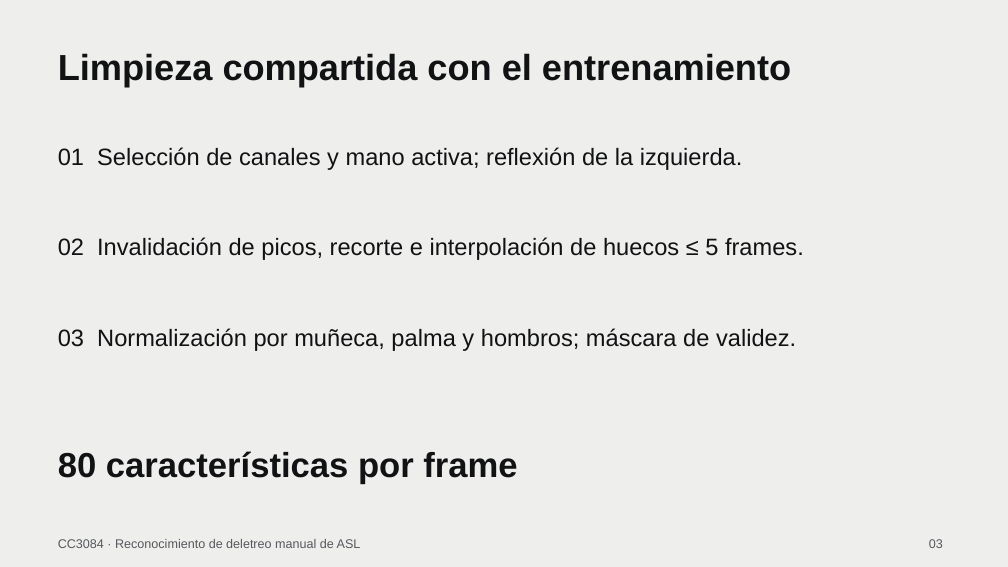
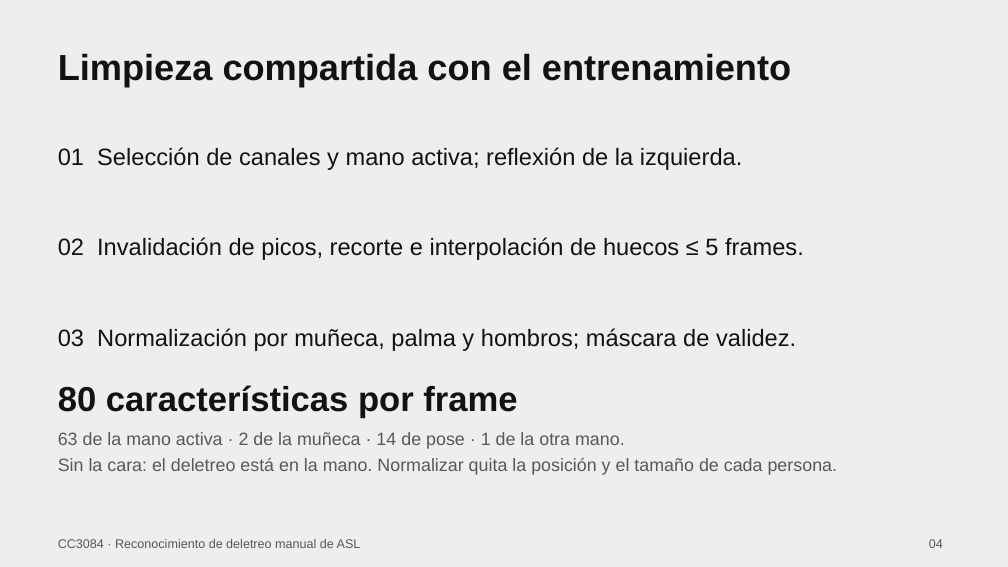
Before and after one commit to jcdiegolopez/DS-PR02, a slide deck: slide 4 of reports/presentacion/ASL_resultados.pptx (slide 3 before the commit). Drawn at 1008x567 pixels with LibreOffice and Linux fonts; fonts in the diff are those of the drawing. Boxes give left, top, right and bottom in pixels: in the first picture for what was removed or moved away, otherwise in the second. Text is boxed around its words. In the diff, an @@ line names an element or a change of style, - is before the commit and + after.

```diff
--- a/reports/presentacion/ASL_resultados.pptx
+++ b/reports/presentacion/ASL_resultados.pptx
@@ text "80 características por frame": place and size @@
-text "80 características por frame" at box(58, 451, 517, 484)
+text "80 características por frame" at box(58, 385, 517, 418)
@@ text added at box(58, 432, 838, 475), 17 pt, text #55585C @@
+63 de la mano activa · 2 de la muñeca · 14 de pose · 1 de la otra mano.
+Sin la cara: el deletreo está en la mano. Normalizar quita la posición y el tamaño de cada persona.
@@ text at box(929, 539, 943, 548): text changed @@
-03
+04
```
Also in this commit, not shown: 10 other slides changed, 4 slides added, 1 other file.
